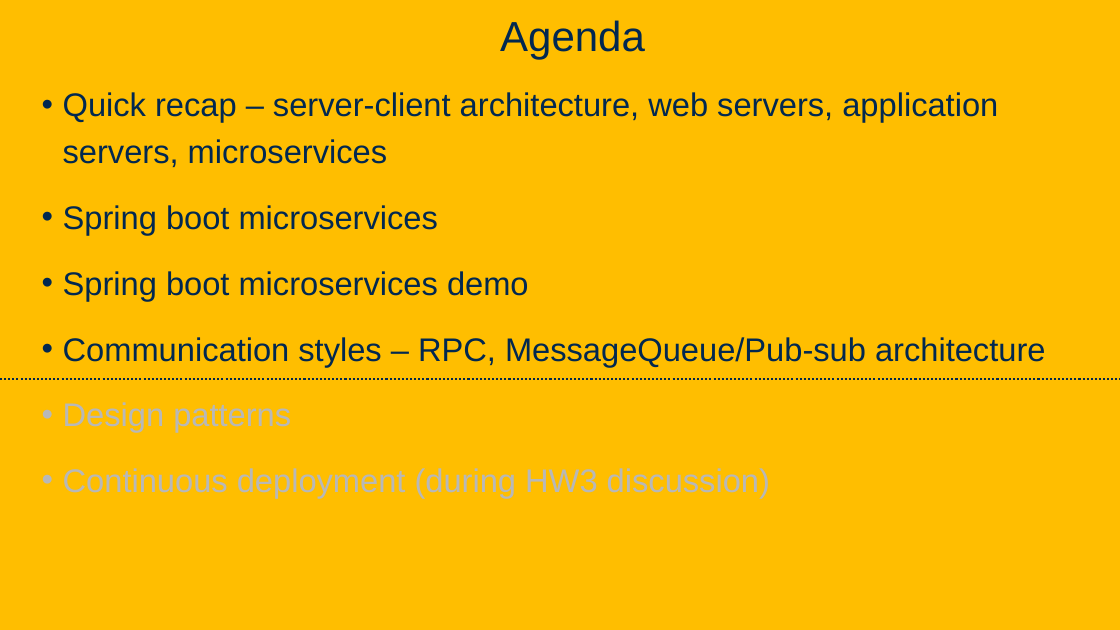
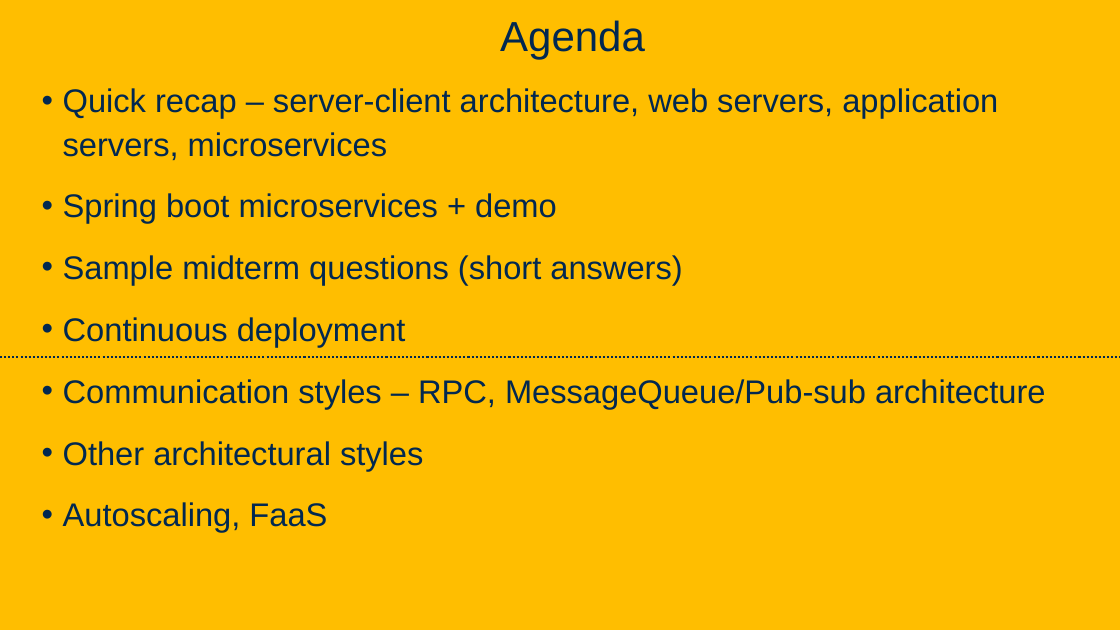
Before and after one commit to davsec-teaching/ecs160-f25, a slide deck: slide 76 of slides/6_software_architecture.pptx (slide 85 before the commit). Drawn at 1120x630 pixels with LibreOffice and Linux fonts; fonts in the diff are those of the drawing; background and template pictures are left out. Boxes give left, top, right and bottom in pixels: in the first picture for what was removed or moved away, otherwise in the second. Text is boxed around its words. In the diff, an @@ line names an element or a change of style, - is before the commit and + after.

Commit message:
update software architecture slides

```diff
--- a/slides/6_software_architecture.pptx
+++ b/slides/6_software_architecture.pptx
@@ text at [63, 88, 1045, 409]: line spacing 1.2 to 1.1 @@
@@ text at [63, 193, 682, 347]: text changed @@
-• Spring boot microservices
-• Spring boot microservices demo
+• Spring boot microservices + demo
+• Sample midterm questions (short answers)
+• Continuous deployment
@@ line moved from (0, 379) - (1120, 379) to (0, 357) - (1120, 357) @@
@@ text at [63, 441, 423, 532]: text changed; text colour #B8B8B8 to #022850 @@
-• Design patterns
-• Continuous deployment (during HW3 discussion)
+• Other architectural styles
+• Autoscaling, FaaS
```
Also in this commit, not shown: 8 other slides changed, 16 slides added.
